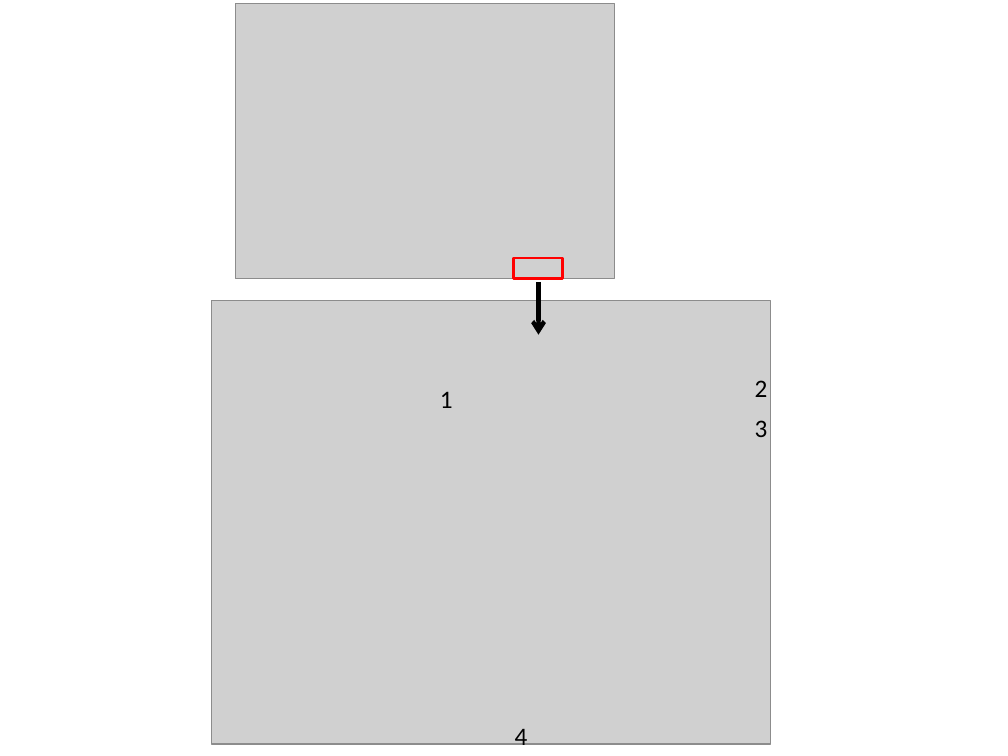
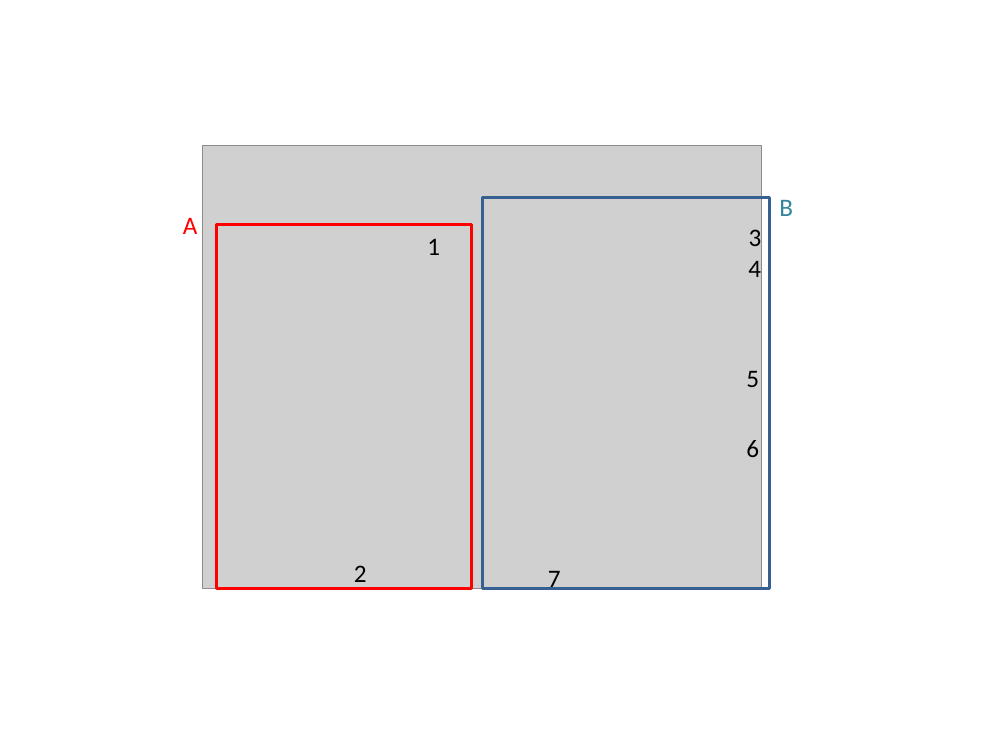
Before and after one commit to DePrettoM/EEGpal, a slide deck: slide 16 of Manuels/picture_EEGpal_manuals.pptx. Drawn at 1008x756 pixels with LibreOffice and Linux fonts; fonts in the diff are those of the drawing; grey boxes stand for pictures. Boxes give left, top, right and bottom in pixels: in the first picture for what was removed or moved away, otherwise in the second. Text is boxed around its words. In the diff, an @@ line names an element or a change of style, - is before the commit and + after.

```diff
--- a/Manuels/picture_EEGpal_manuals.pptx
+++ b/Manuels/picture_EEGpal_manuals.pptx
@@ picture removed at bbox=[235, 3, 614, 278] @@
@@ picture: place and size @@
-picture at bbox=[212, 301, 770, 745]
+picture at bbox=[203, 145, 761, 589]
@@ rectangle added at bbox=[482, 198, 769, 589], outline #376092 2 pt @@
@@ text added at bbox=[779, 200, 793, 216], 18 pt, text #31859C @@
+B
@@ text added at bbox=[183, 217, 198, 234], 18 pt, text #FF0000 @@
+A
@@ rectangle added at bbox=[216, 225, 472, 589], outline #FF0000 2 pt @@
@@ text "1": place and size @@
-text "1" at bbox=[440, 391, 453, 408]
+text "1" at bbox=[427, 238, 440, 255]
@@ text "3" rewrapped from bbox=[755, 420, 768, 437] to bbox=[749, 226, 762, 253] @@
@@ rectangle removed at bbox=[514, 258, 562, 278] @@
@@ text "4" rewrapped from bbox=[515, 729, 528, 751] to bbox=[748, 261, 761, 277] @@
@@ arrow removed from (538, 282) to (538, 335) @@
@@ text added at bbox=[746, 371, 759, 387], 18 pt, text #000000 @@
+5
@@ text added at bbox=[746, 440, 759, 457], 18 pt, text #000000 @@
+6
@@ text "2" rewrapped from bbox=[755, 380, 768, 397] to bbox=[354, 565, 367, 588] @@
@@ text added at bbox=[548, 571, 561, 593], 18 pt, text #000000 @@
+7
```
Also in this commit, not shown: 1 slide added, 14 other files.
